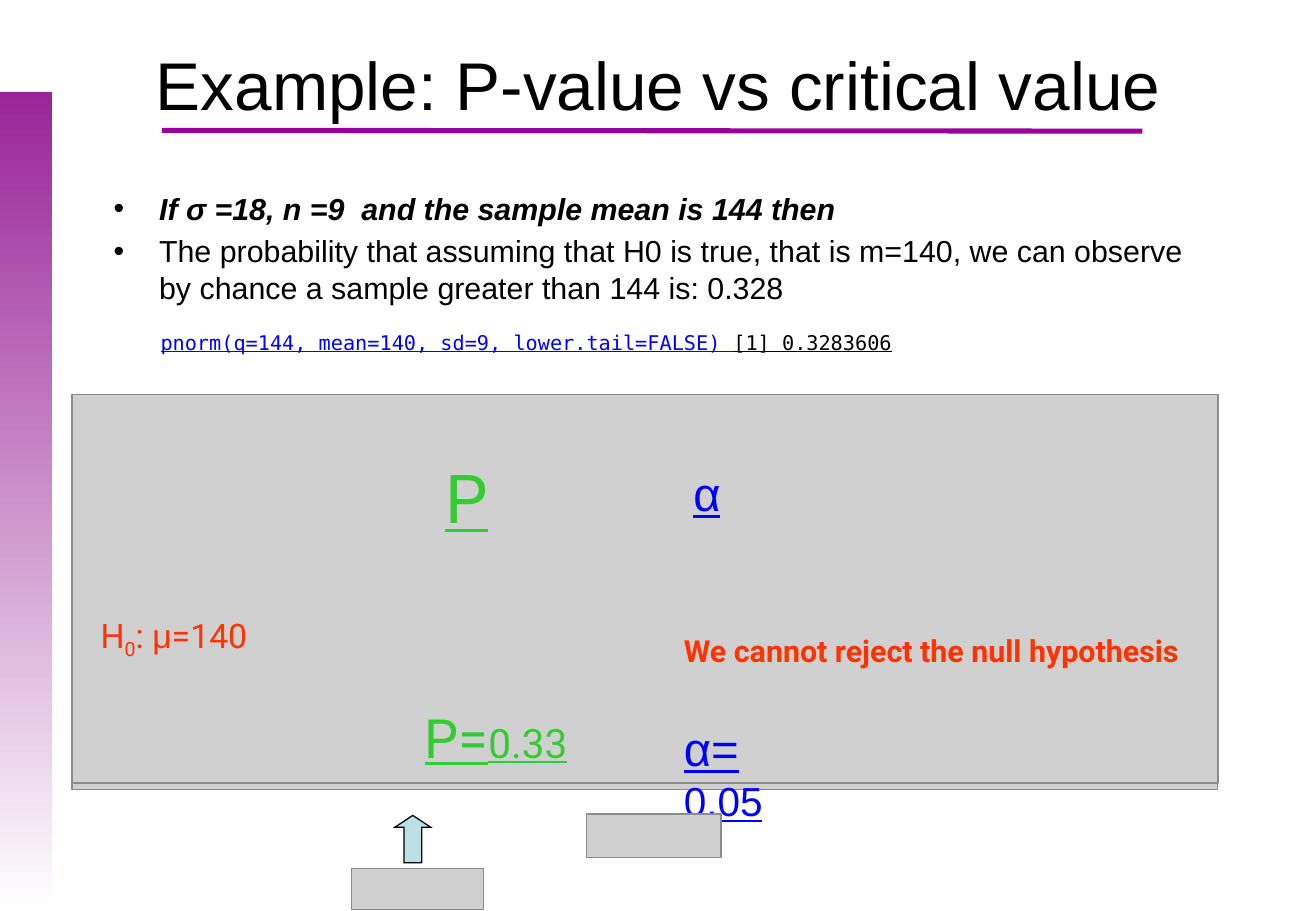
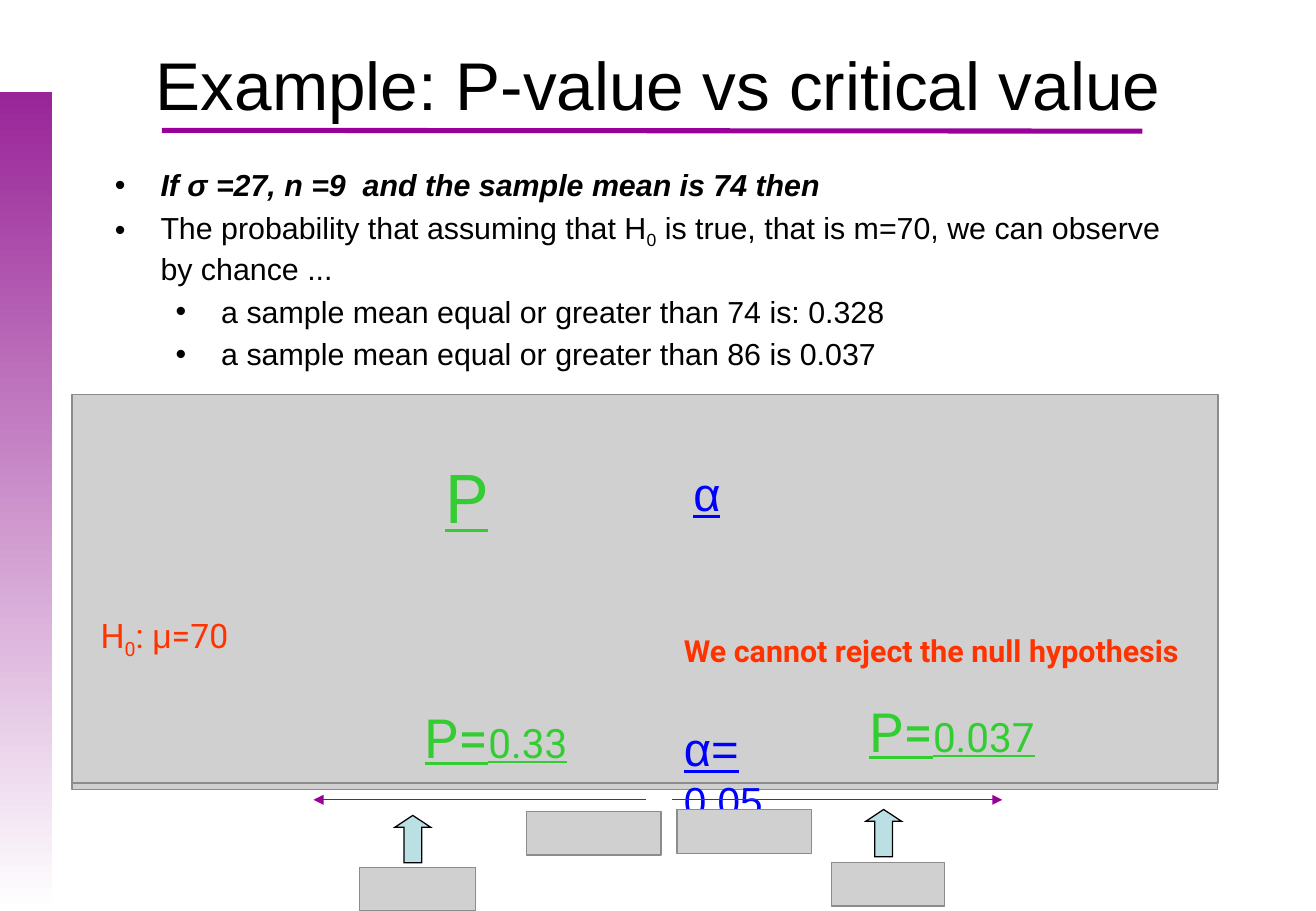
Before and after one commit to uebvhir/Course_Basic_Statistics-VHIO-2019, a slide deck: slide 19 of Sessio_6/EBB_2019_Session_6_Hypothesis_tests.pptx (slide 18 before the commit). Drawn at 1316x911 pixels with LibreOffice and Linux fonts; fonts in the diff are those of the drawing; grey boxes stand for pictures; background and template pictures are left out. Boxes give left, top, right and bottom in pixels: in the first picture for what was removed or moved away, otherwise in the second. Text is boxed around its words. In the diff, an @@ line names an element or a change of style, - is before the commit and + after.

```diff
--- a/Sessio_6/EBB_2019_Session_6_Hypothesis_tests.pptx
+++ b/Sessio_6/EBB_2019_Session_6_Hypothesis_tests.pptx
@@ text at [161,174,1160,371]: text changed @@
-• If σ =18, n =9 and the sample mean is 144 then
-• The probability that assuming that H0 is true, that is m=140, we can observe by chance a sample greater than 144 is: 0.328
+• If σ =27, n =9 and the sample mean is 74 then
+• The probability that assuming that H0 is true, that is m=70, we can observe by chance ...
+  • a sample mean equal or greater than 74 is: 0.328
+  • a sample mean equal or greater than 86 is 0.037
@@ text removed at [161,334,892,355] @@
-pnorm(q=144, mean=140, sd=9, lower.tail=FALSE) [1] 0.3283606
@@ text at [152,623,228,655]: text changed @@
-H0: μ=140
+H0: μ=70
@@ text added at [869,713,1035,759], 24 pt, text #33CC33, underline @@
+P=0.037
@@ arrow added from (646, 800) to (314, 800), #990099 0.75 pt @@
@@ arrow added from (672, 800) to (1002, 800), #990099 0.75 pt @@
@@ picture added at [677,809,812,853] @@
@@ up arrow added at [866,809,902,857], fill #BBE0E3, outline #000000 0.75 pt @@
@@ picture: place and size @@
-picture at [587,814,722,858]
+picture at [527,812,662,855]
@@ picture: place and size @@
-picture at [352,869,485,910]
+picture at [360,868,476,911]
@@ picture added at [832,863,945,906] @@
```
Also in this commit, not shown: 12 other slides changed, 3 slides added, 2 slides removed, 1 other file.
